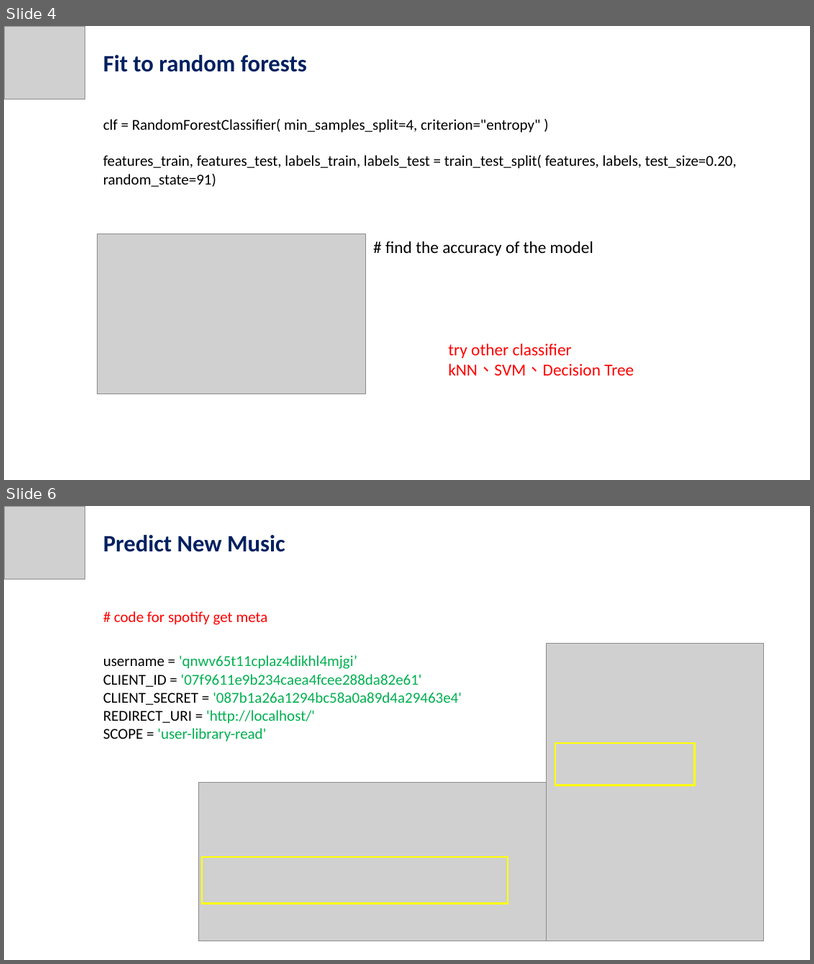
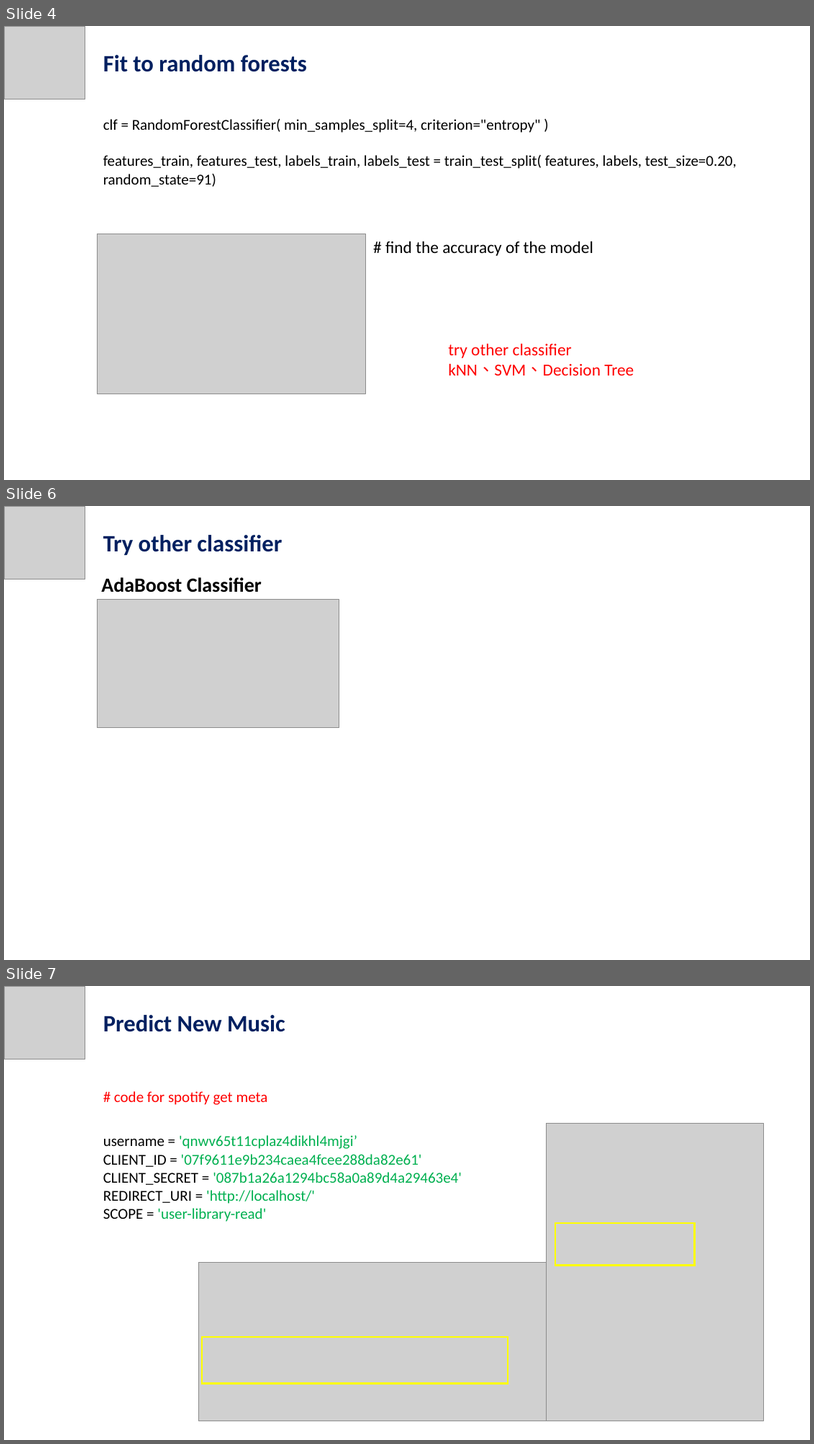
Before and after one commit to jennychiou/7-Experiment, a slide deck: 音頻情緒分類/Spotify Music Features.pptx. Shown one above the other, each under a label of ours: slides 4 and 6 before the commit, slides 4, 6 and 7 after it; the slides between them are not shown. The pictures are 814x964 and 814x1444 pixels, drawn with LibreOffice and Linux fonts; fonts in the diff are those of the drawing; grey boxes stand for pictures; background and template pictures are left out. Boxes give left, top, right and bottom in pixels: in the first picture for what was removed or moved away, otherwise in the second. Text is boxed around its words. In the diff, an @@ line names an element or a change of style, - is before the commit and + after.

```diff
--- a/音頻情緒分類/Spotify Music Features.pptx
+++ b/音頻情緒分類/Spotify Music Features.pptx
@@ slide 6 added at (4,506,810,960), background picture (left out) @@
@@ picture added at (4,506,85,579) @@
@@ text added at (103,535,282,555), 28 pt, text #002060, bold @@
+Try other classifier
@@ text added at (101,577,262,592), 24 pt, text #000000, bold @@
+AdaBoost Classifier
@@ picture added at (97,599,339,727) @@
@@ what was slide 6 is now slide 7 @@
```
Also in this commit, not shown: 2 slides changed, 2 other slides added, 45 other files.
